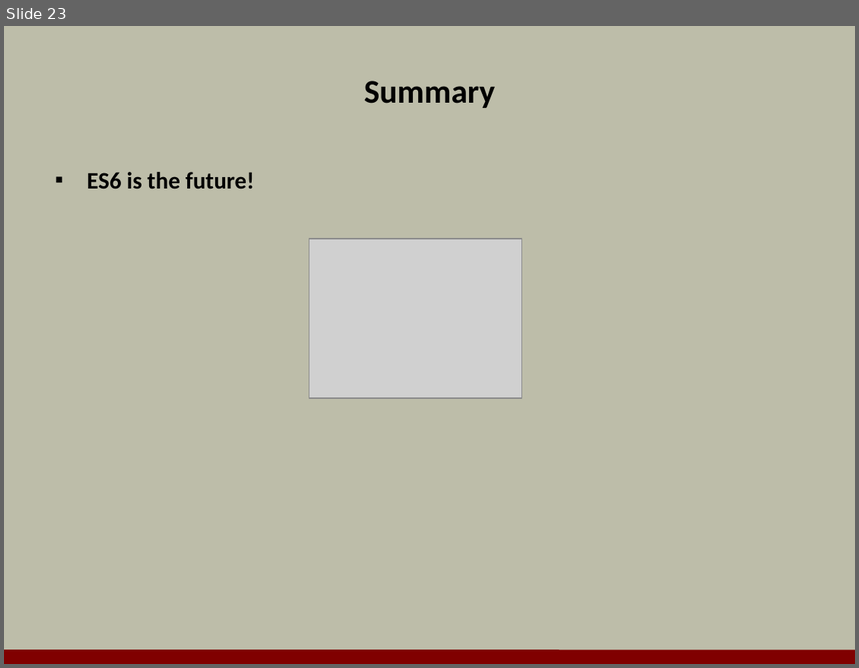
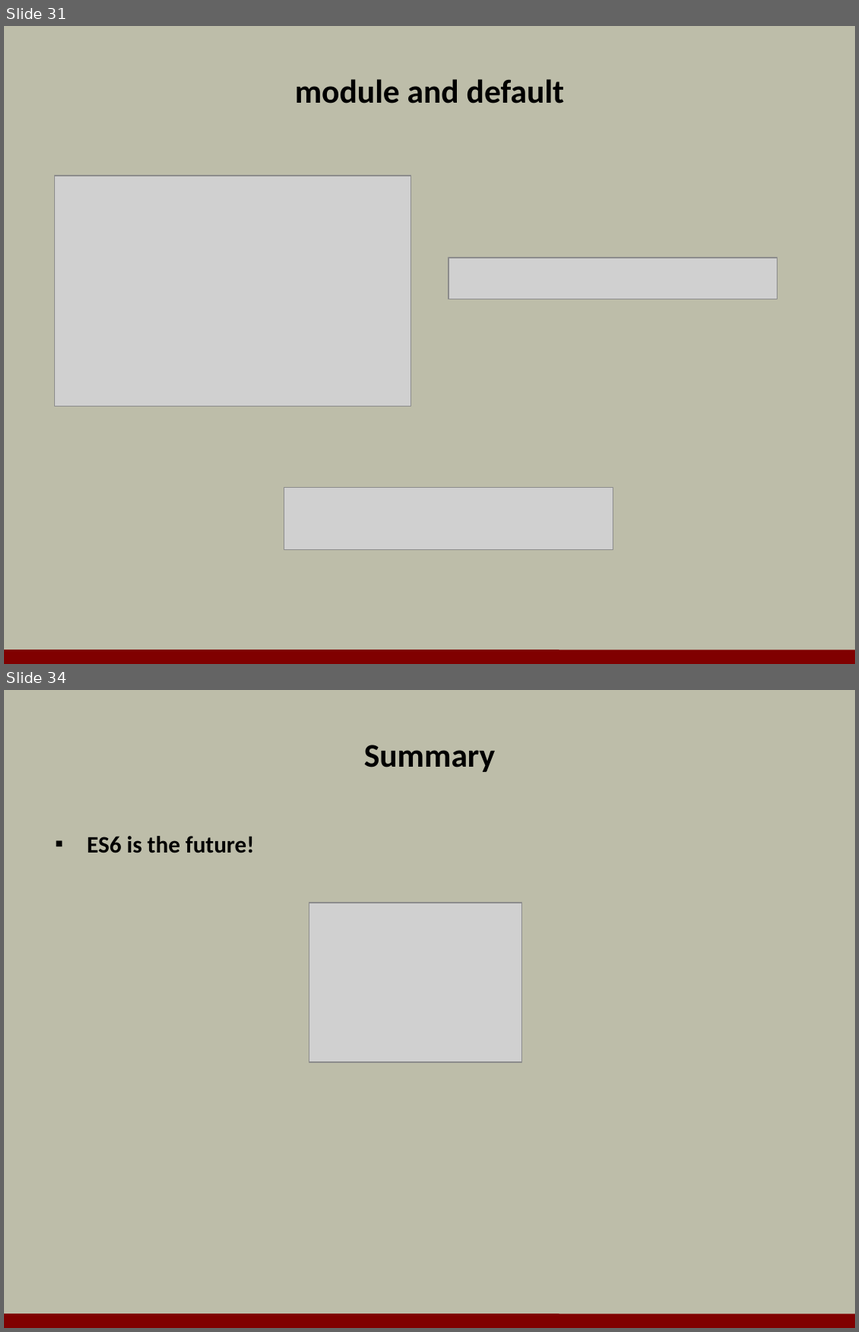
Before and after one commit to OdeToCode/classes, a slide deck: angularjs/slides/11_es6.pptx. Shown one above the other, each under a label of ours: slide 23 before the commit, slides 31 and 34 after it; the slides between them are not shown. The pictures are 859x668 and 859x1332 pixels, drawn with LibreOffice and Linux fonts; fonts in the diff are those of the drawing; grey boxes stand for pictures; background and template pictures are left out. Boxes give left, top, right and bottom in pixels: in the first picture for what was removed or moved away, otherwise in the second. Text is boxed around its words. In the diff, an @@ line names an element or a change of style, - is before the commit and + after.

```diff
--- a/angularjs/slides/11_es6.pptx
+++ b/angularjs/slides/11_es6.pptx
@@ slide 31 added at bbox=[4, 26, 855, 664], background #BDBDA9; not listed: 1 template element that a slide beside it also shows @@
@@ title added at bbox=[295, 79, 565, 104], 28 pt, text #000000, bold @@
+module and default
@@ picture added at bbox=[54, 176, 411, 407] @@
@@ picture added at bbox=[449, 258, 777, 300] @@
@@ picture added at bbox=[284, 487, 613, 550] @@
@@ what was slide 23 is now slide 34 @@
```
Also in this commit, not shown: 6 slides changed, 23 other slides added, 13 slides removed, 1 other file.
